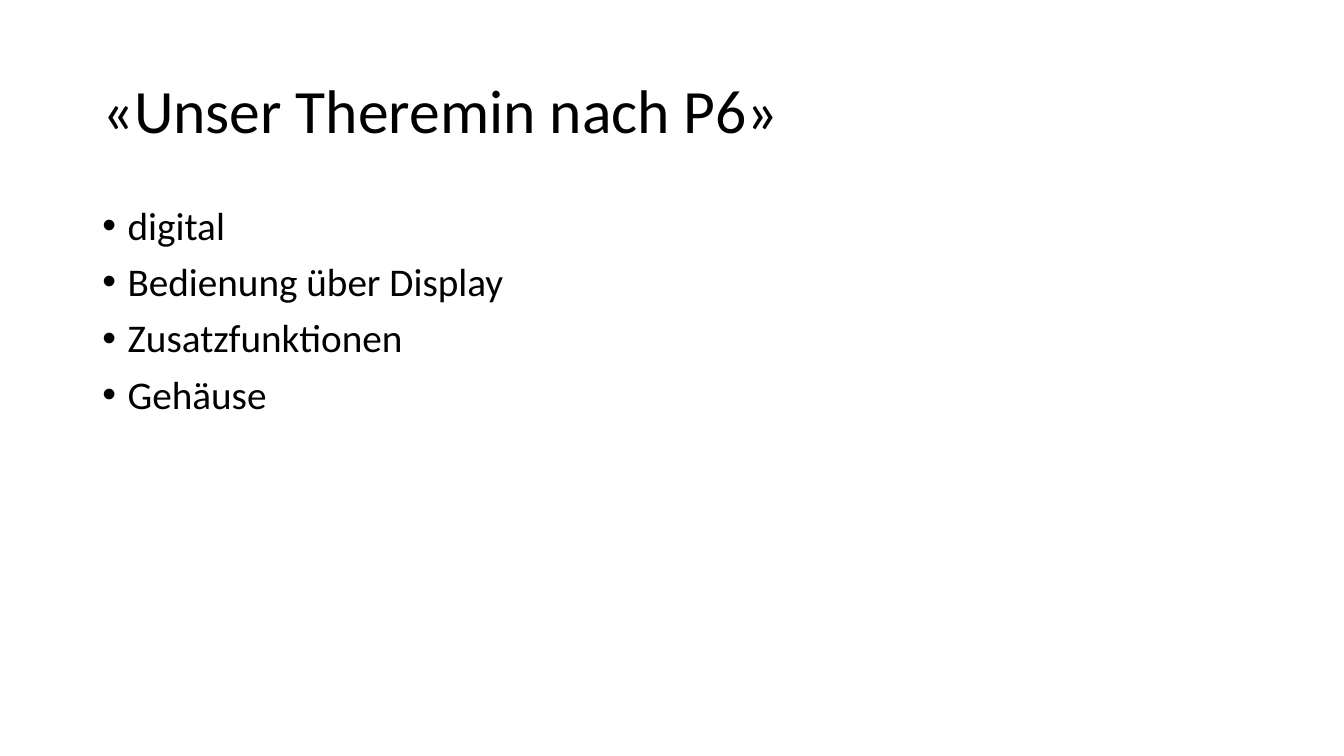
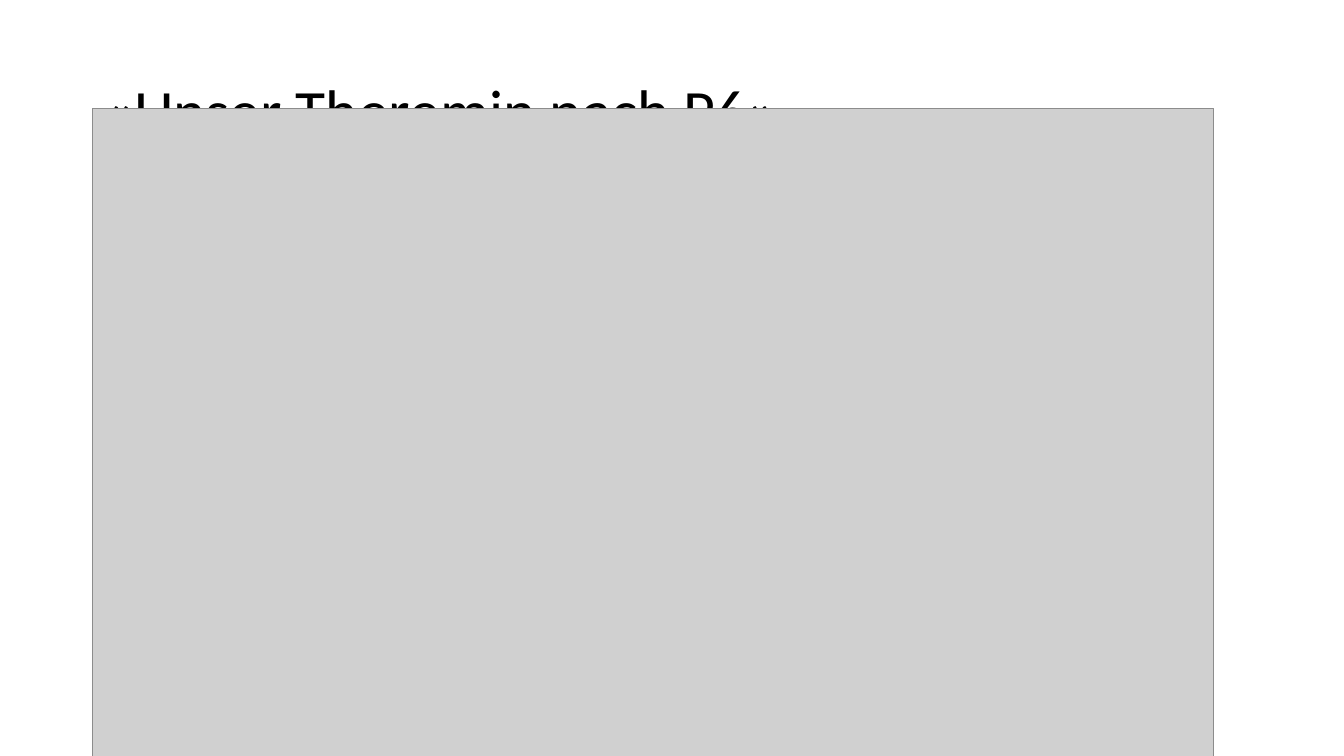
Before and after one commit to aeschi2305/FachberichtDigitalesThereminP6, a slide deck: slide 4 of Praesi/Digitales Theremin.pptx. Drawn at 1344x756 pixels with LibreOffice and Linux fonts; fonts in the diff are those of the drawing; grey boxes stand for pictures. Boxes give left, top, right and bottom in pixels: in the first picture for what was removed or moved away, otherwise in the second. Text is boxed around its words. In the diff, an @@ line names an element or a change of style, - is before the commit and + after.

```diff
--- a/Praesi/Digitales Theremin.pptx
+++ b/Praesi/Digitales Theremin.pptx
@@ picture added at (93, 108, 1215, 756) @@
@@ text removed at (128, 212, 503, 410) @@
-• digital
-• Bedienung über Display
-• Zusatzfunktionen
-• Gehäuse
```
Also in this commit, not shown: 9 other files.
